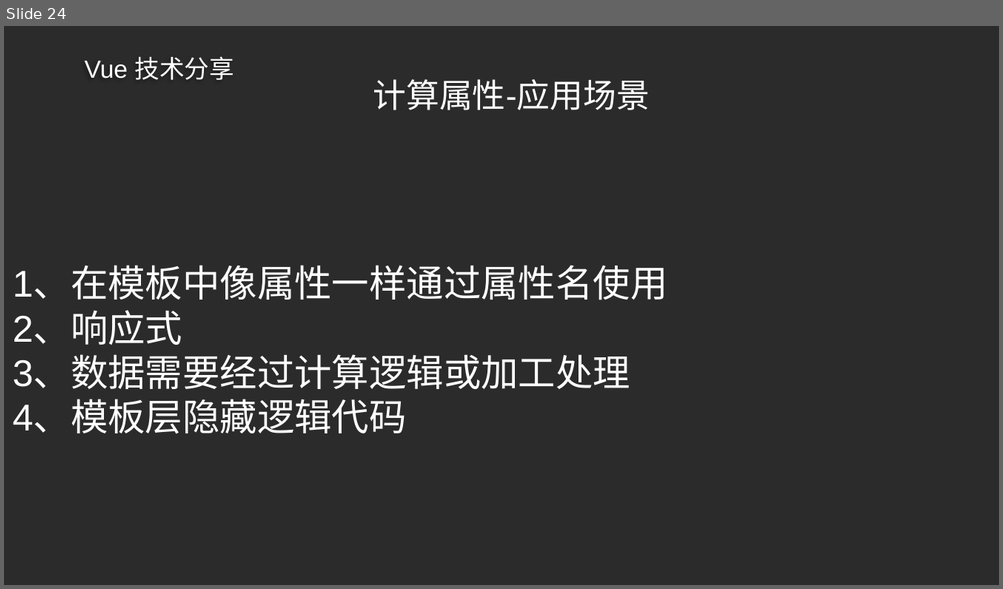
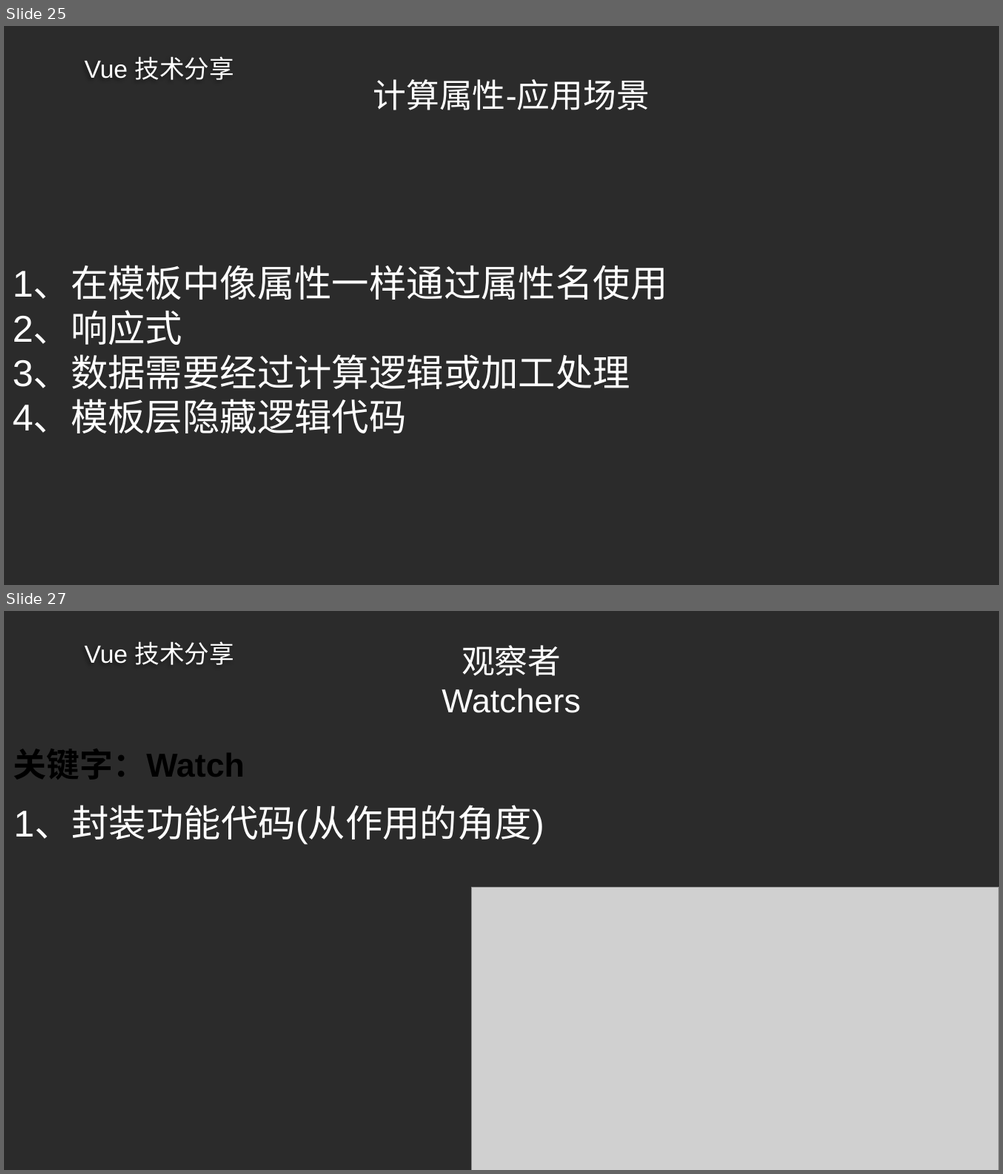
Before and after one commit to ldjdd/traing-library, a slide deck: vue/成稿.pptx. Shown one above the other, each under a label of ours: slide 24 before the commit, slides 25 and 27 after it; the slides between them are not shown. The pictures are 1003x589 and 1003x1174 pixels, drawn with LibreOffice and Linux fonts; fonts in the diff are those of the drawing; grey boxes stand for pictures; background and template pictures are left out; a plain dark background stands for a picture behind light text. Boxes give left, top, right and bottom in pixels: in the first picture for what was removed or moved away, otherwise in the second. Text is boxed around its words. In the diff, an @@ line names an element or a change of style, - is before the commit and + after.

```diff
--- a/vue/成稿.pptx
+++ b/vue/成稿.pptx
@@ slide 27 added at [4,611,999,1170], background picture (left out); not listed: 1 template element that a slide beside it also shows @@
@@ title added at [441,645,580,713], 32 pt, text #FFFFFF @@
+观察者
+Watchers
@@ text added at [14,749,244,780], 32 pt, text #000000, bold @@
+关键字：Watch
@@ text added at [14,807,544,844], 36 pt, text #FFFFFF @@
+1、封装功能代码(从作用的角度)
@@ picture added at [471,887,999,1170] @@
@@ what was slide 24 is now slide 25 @@
```
Also in this commit, not shown: 3 slides changed, 3 other slides added, 4 slides removed, 2 other files.
